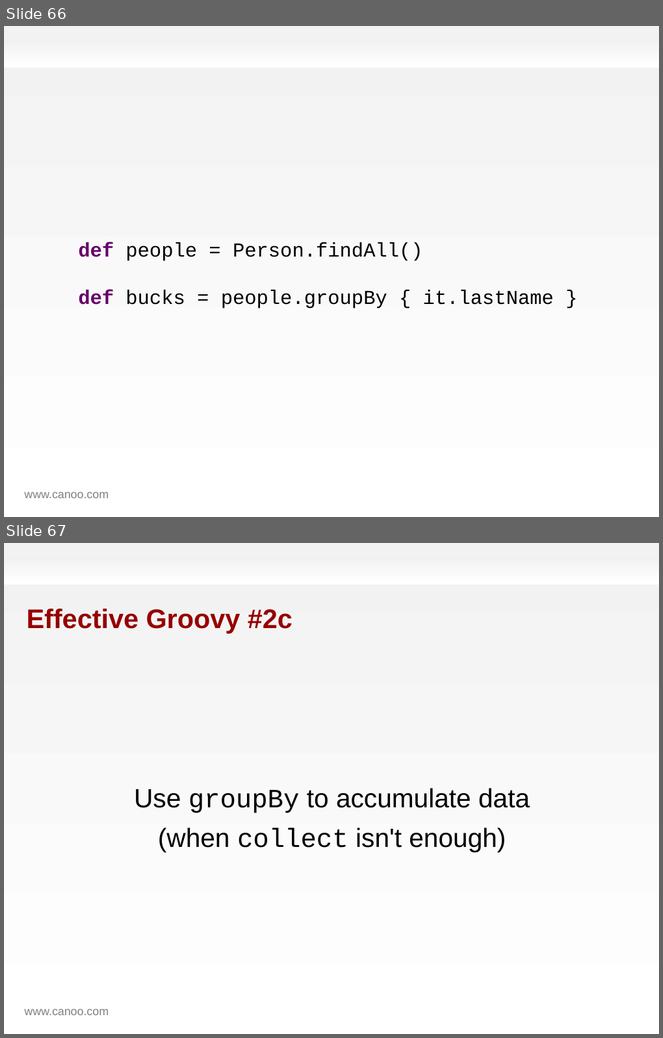
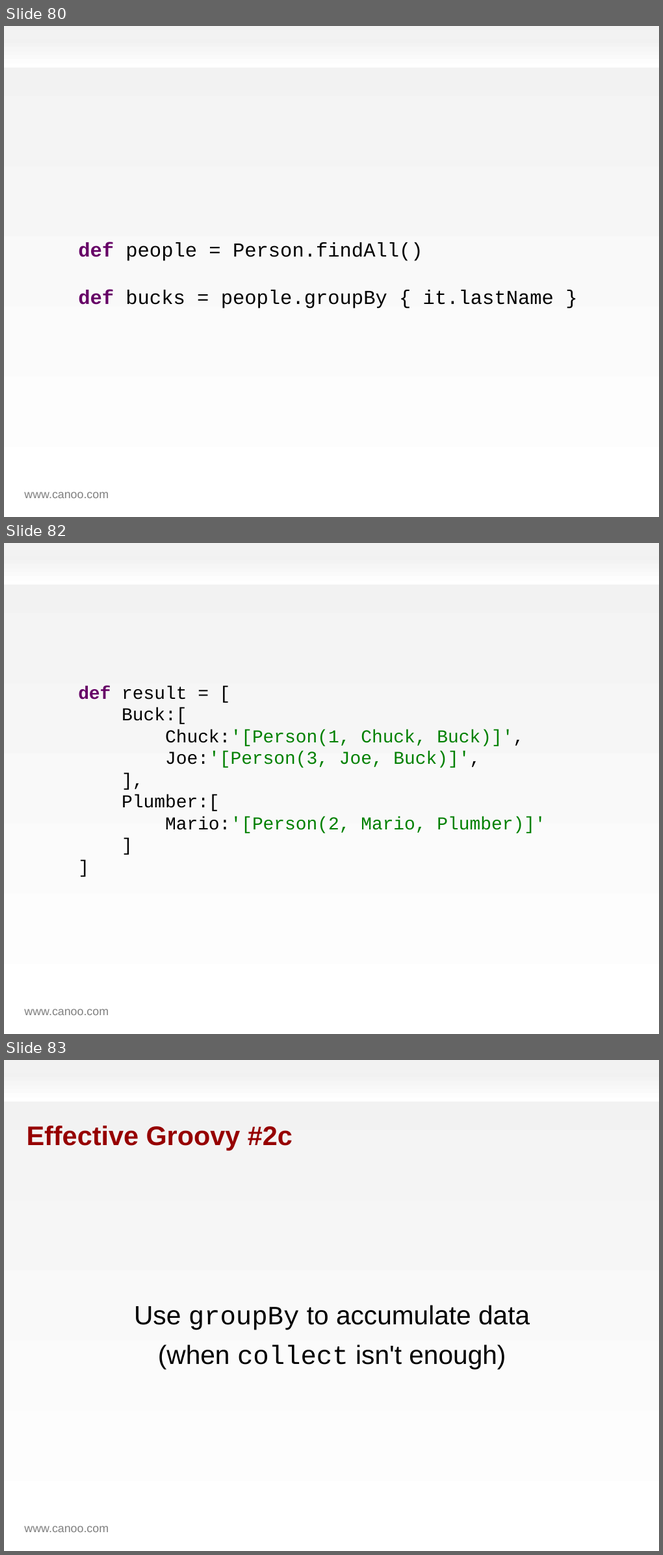
Before and after one commit to HamletDRC/presentations, a slide deck: effectivegroovy/effectivegroovy.odp. Shown one above the other, each under a label of ours: slides 66 and 67 before the commit, slides 80, 82 and 83 after it; the slides between them are not shown. The pictures are 663x1038 and 663x1555 pixels, drawn with LibreOffice and Linux fonts; fonts in the diff are those of the drawing; background and template pictures are left out. Boxes give left, top, right and bottom in pixels: in the first picture for what was removed or moved away, otherwise in the second. Text is boxed around its words. In the diff, an @@ line names an element or a change of style, - is before the commit and + after.

```diff
--- a/effectivegroovy/effectivegroovy.odp
+++ b/effectivegroovy/effectivegroovy.odp
@@ slide 82 added at box(4, 543, 659, 1034), background gradient #F2F2F2 to #FFFFFF; not listed: 2 template elements that a slide beside it also shows @@
@@ text added at box(78, 686, 545, 834), 22 pt, text #008000 @@
+def result = [
+Buck:[
+Chuck:'[Person(1, Chuck, Buck)]',
+Joe:'[Person(3, Joe, Buck)]',
+],
+Plumber:[
+Mario:'[Person(2, Mario, Plumber)]'
+]
+]
@@ what was slide 66 is now slide 80 @@
@@ what was slide 67 is now slide 83 @@
```
Also in this commit, not shown: 2 slides changed, 16 other slides added, 14 other files.
